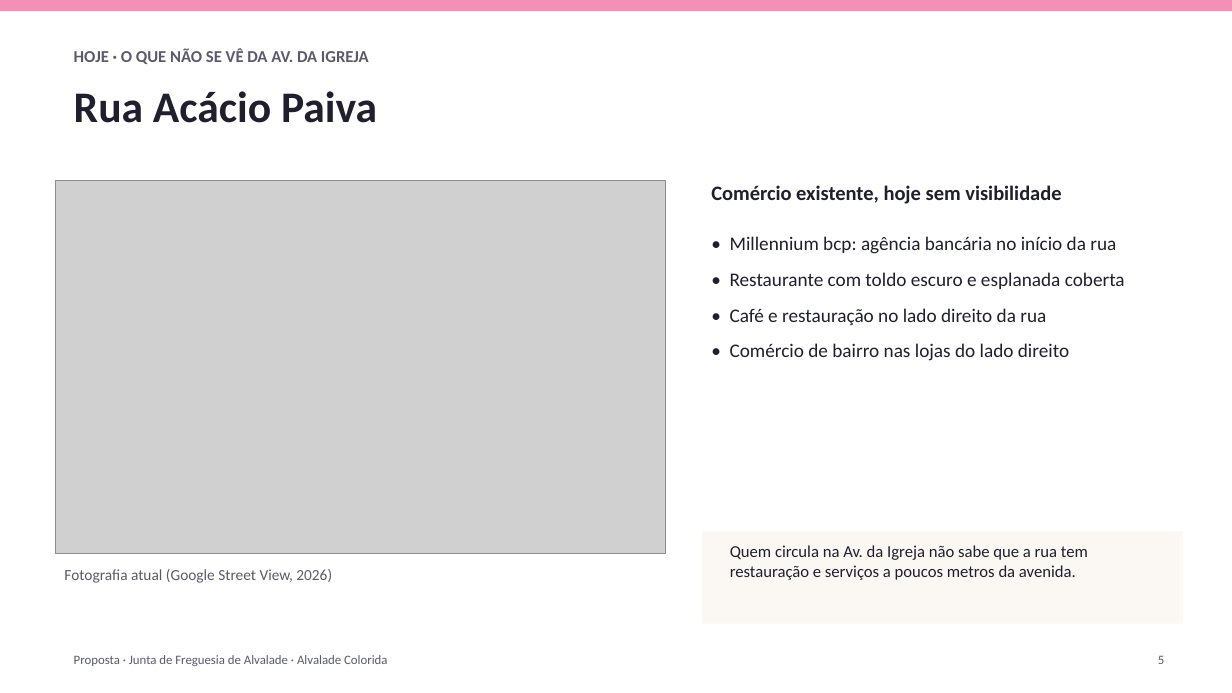
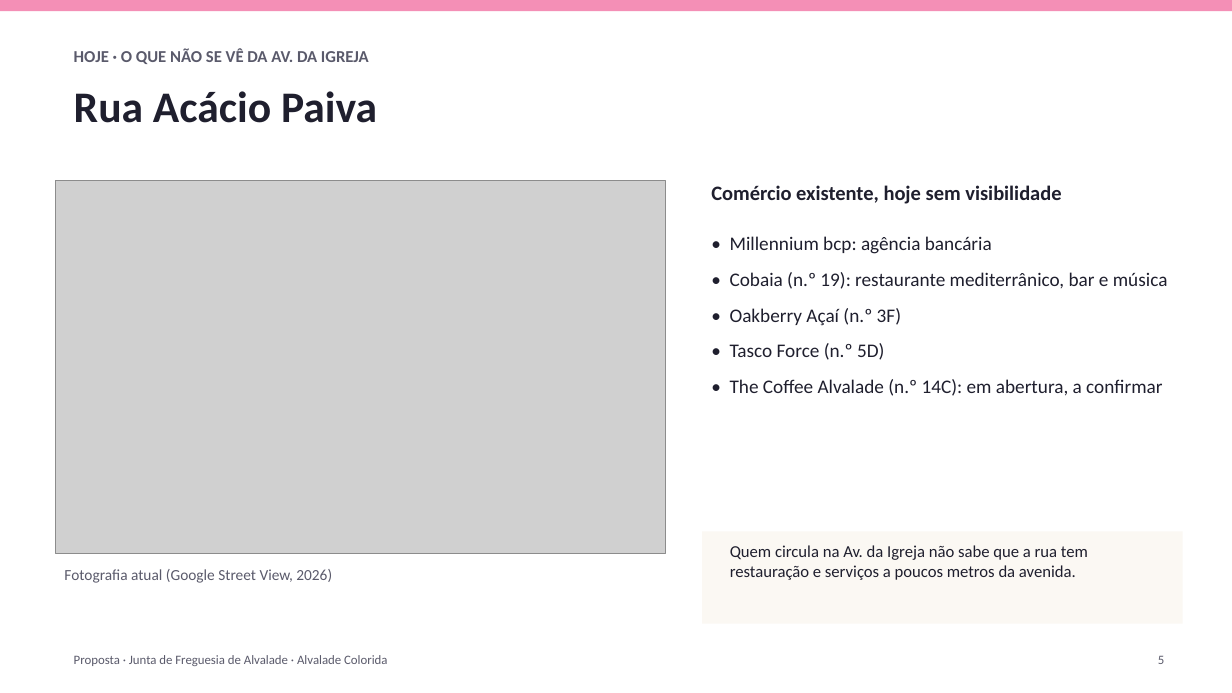
Before and after one commit to zavricardo-debug/travelsites, a slide deck: slide 5 of propostas/alvalade/Proposta_Alvalade_Colorida.pptx. Drawn at 1232x693 pixels with LibreOffice and Linux fonts; fonts in the diff are those of the drawing; grey boxes stand for pictures. Boxes give left, top, right and bottom in pixels: in the first picture for what was removed or moved away, otherwise in the second. Text is boxed around its words. In the diff, an @@ line names an element or a change of style, - is before the commit and + after.

Commit message:
Deck: shop names from public listings (to confirm on site)

```diff
--- a/propostas/alvalade/Proposta_Alvalade_Colorida.pptx
+++ b/propostas/alvalade/Proposta_Alvalade_Colorida.pptx
@@ text at (730,236,1168,396): text changed @@
-• Millennium bcp: agência bancária no início da rua
-• Restaurante com toldo escuro e esplanada coberta
-• Café e restauração no lado direito da rua
-• Comércio de bairro nas lojas do lado direito
+• Millennium bcp: agência bancária
+• Cobaia (n.º 19): restaurante mediterrânico, bar e música
+• Oakberry Açaí (n.º 3F)
+• Tasco Force (n.º 5D)
+• The Coffee Alvalade (n.º 14C): em abertura, a confirmar
```
Also in this commit, not shown: 8 other slides changed, 1 other file.
